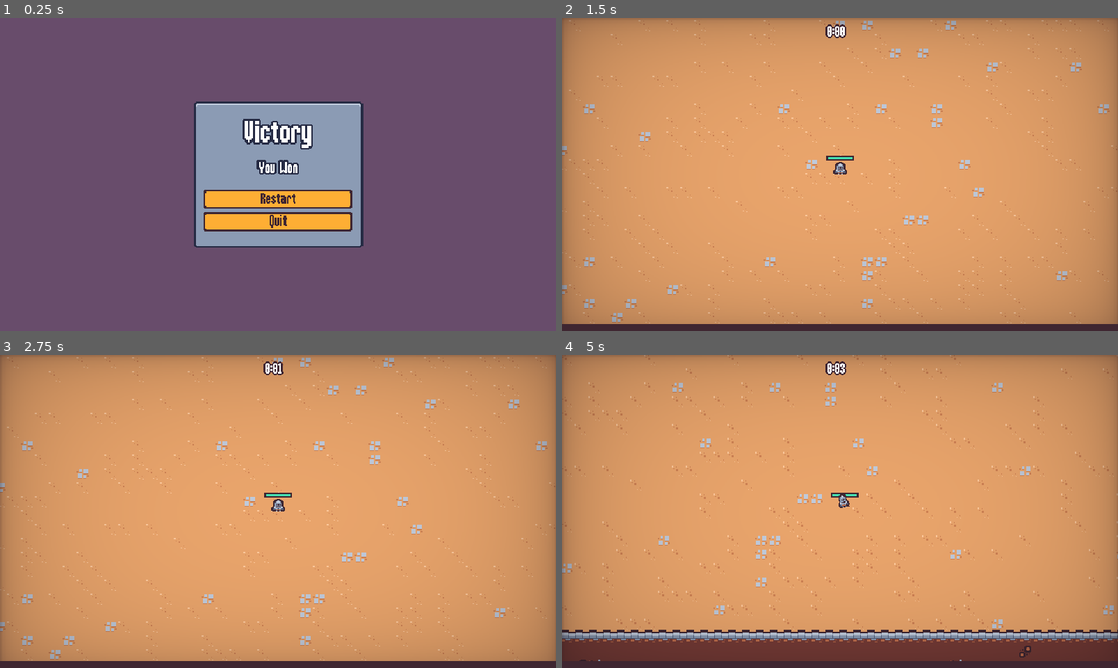
Above: before the commit, frames 1-4 (two rows, left to right).
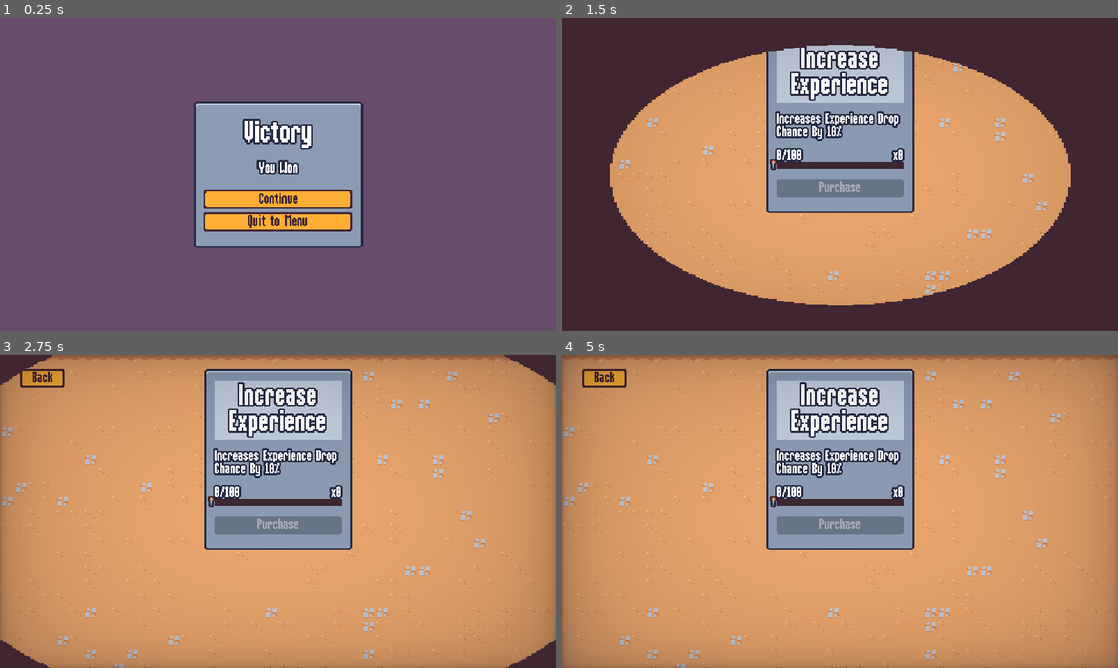
Above: after the commit, the same moments.

Repository: PWilliams0530/UdemySurvival2DGadotGame
Game: Godot game, scene res://scenes/UI/end_screen.tscn
Same seed, same stepped clock (60 frames per second), same inputs: the game is played once before the commit and once after it. This scene is started directly instead of the project's main scene.
Inputs (mouse positions are in pixels of both pictures, inside the frame that each line leads up to):
- Up to frame 1 (0.25 s): no input
- Up to frame 2 (1.5 s): click (840, 199) at 0.5 s, where only the run before the commit has a clickable "Restart"; click (606, 39) at 1.25 s, where only the run after the commit has a clickable "Back"
- Up to frame 3 (2.75 s): click (278, 511) at 2 s, where only the run after the commit has a clickable "Upgrades"
- Up to frame 4 (5 s): move the mouse to (962, 495) at 2.77 s; press the mouse at (962, 495) at 2.78 s; hold Right (move_right) 2.78-3.53 s; move the mouse to (728, 527) at 3.52 s; release the mouse at (728, 527) at 3.53 s; hold S (move_down) 3.53-4.28 s; click (728, 527) at 3.6 s; move the mouse to (895, 442) at 4.27 s; press the mouse at (895, 442) at 4.28 s; hold Right (move_right) from 4.28 s (still down)

The runs differ from the first frame. In frame 1, 0.3% of the frame differs, in the area x 44-56%, y 56-68%; in frame 2, 59%, in the area x 0-100%, y 0-98%; in frame 3, 23%; in frame 4, 31%.

Commit message:
AddedExpIncreaseMetaUpgrade

Diff:
--- a/scenes/UI/end_screen.gd
+++ b/scenes/UI/end_screen.gd
@@ -10,7 +10,7 @@
 	.set_ease(Tween.EASE_OUT).set_trans(Tween.TRANS_BACK)
 
 	get_tree().paused = true
-	$%RestartButton.pressed.connect(on_restart_button_pressed)
+	$%ContinueButton.pressed.connect(on_continue_button_pressed)
 	$%QuitButton.pressed.connect(on_quit_button_pressed)
 
 func set_defeat():
@@ -24,13 +24,14 @@
 	else:
 		$VictoryStreamPlayer.play()
 
-func on_restart_button_pressed():
+func on_continue_button_pressed():
 	ScreenTransition.transition()
 	await ScreenTransition.transitioned_halfway
 	get_tree().paused = false
-	get_tree().change_scene_to_file("res://scenes/main/main.tscn")
+	get_tree().change_scene_to_file("res://scenes/UI/meta_menu.tscn")
 
 func on_quit_button_pressed():
-	ScreenTransition.transition()
-	await ScreenTransition.transitioned_halfway
-	get_tree().quit()
+	ScreenTransition.transition_to_scene("res://scenes/UI/main_menu.tscn")
+	get_tree().paused = false
+	#await ScreenTransition.transitioned_halfway
+	#get_tree().paused = false
--- a/scenes/UI/end_screen.tscn
+++ b/scenes/UI/end_screen.tscn
@@ -131,13 +131,13 @@
 [node name="VBoxContainer" type="VBoxContainer" parent="MarginContainer/PanelContainer/MarginContainer/VBoxContainer"]
 layout_mode = 2
 
-[node name="RestartButton" parent="MarginContainer/PanelContainer/MarginContainer/VBoxContainer/VBoxContainer" instance=ExtResource("2_rijex")]
+[node name="ContinueButton" parent="MarginContainer/PanelContainer/MarginContainer/VBoxContainer/VBoxContainer" instance=ExtResource("2_rijex")]
 unique_name_in_owner = true
 layout_mode = 2
-text = "Restart"
+text = "Continue"
 
 [node name="QuitButton" parent="MarginContainer/PanelContainer/MarginContainer/VBoxContainer/VBoxContainer" instance=ExtResource("2_rijex")]
 unique_name_in_owner = true
 layout_mode = 2
-text = "Quit
+text = "Quit to Menu
 "
--- a/scenes/UI/main_menu.gd
+++ b/scenes/UI/main_menu.gd
@@ -4,6 +4,7 @@
 
 func _ready():
 	$%PlayButton.pressed.connect(on_play_pressed)
+	$%UpgradesButton.pressed.connect(on_upgrades_pressed)
 	$%OptionsButton.pressed.connect(on_options_pressed)
 	$%QuitButton.pressed.connect(on_quit_pressed)
 
@@ -24,3 +25,8 @@
 
 func on_options_closed(options_instance : Node):
 	options_instance.queue_free()
+
+func on_upgrades_pressed():
+	ScreenTransition.transition()
+	await ScreenTransition.transitioned_halfway
+	get_tree().change_scene_to_file("res://scenes/UI/meta_menu.tscn")
--- a/scenes/UI/main_menu.tscn
+++ b/scenes/UI/main_menu.tscn
@@ -52,6 +52,12 @@
 text = "Play
 "
 
+[node name="UpgradesButton" parent="MarginContainer/PanelContainer/MarginContainer/VBoxContainer" instance=ExtResource("2_f7jo7")]
+unique_name_in_owner = true
+layout_mode = 2
+text = "Upgrades
+"
+
 [node name="OptionsButton" parent="MarginContainer/PanelContainer/MarginContainer/VBoxContainer" instance=ExtResource("2_f7jo7")]
 unique_name_in_owner = true
 layout_mode = 2
--- a/scenes/UI/meta_menu.gd
+++ b/scenes/UI/meta_menu.gd
@@ -3,11 +3,21 @@
 @export var upgrades : Array[MetaUpgrade] = []
 
 @onready var grid_container = $%GridContainer
+@onready var back_button = %BackButton
 
 var meta_card_upgrade_scene = preload("res://scenes/UI/meta_upgrade_card.tscn")
 
 func _ready():
+
+	back_button.pressed.connect(on_back_pressed)
+
+	for child in grid_container.get_children():
+		child.queue_free()
+
 	for upgrade in upgrades:
 		var meta_card_upgrade_instance = meta_card_upgrade_scene.instantiate()
 		grid_container.add_child(meta_card_upgrade_instance)
 		meta_card_upgrade_instance.set_meta_upgrade(upgrade)
+
+func on_back_pressed():
+	ScreenTransition.transition_to_scene("res://scenes/UI/main_menu.tscn")
--- a/scenes/UI/meta_menu.tscn
+++ b/scenes/UI/meta_menu.tscn
@@ -1,9 +1,10 @@
-[gd_scene load_steps=5 format=3 uid="uid://wf6jft6qn2gx"]
+[gd_scene load_steps=6 format=3 uid="uid://wf6jft6qn2gx"]
 
 [ext_resource type="Script" path="res://scenes/UI/meta_menu.gd" id="1_2ivon"]
 [ext_resource type="PackedScene" uid="uid://bjqis641gm0is" path="res://scenes/UI/vignette.tscn" id="2_ajfuf"]
 [ext_resource type="Resource" uid="uid://bwhqkpsx2k8l8" path="res://resources/meta_upgrades/experience_gain.tres" id="2_fgeld"]
 [ext_resource type="TileSet" uid="uid://bdq0f7a2ucti4" path="res://resources/tileset.tres" id="3_vs00j"]
+[ext_resource type="PackedScene" uid="uid://dfr1y0bgk1jle" path="res://scenes/UI/meta_upgrade_card.tscn" id="4_14xx8"]
 
 [node name="MetaMenu" type="CanvasLayer"]
 layer = 2
@@ -31,7 +32,21 @@
 layout_mode = 2
 size_flags_horizontal = 4
 theme_override_constants/h_separation = 16
-columns = 3
+columns = 2
+
+[node name="MetaUpgradeCard" parent="MarginContainer/GridContainer" instance=ExtResource("4_14xx8")]
+layout_mode = 2
+
+[node name="MetaUpgradeCard2" parent="MarginContainer/GridContainer" instance=ExtResource("4_14xx8")]
+layout_mode = 2
+
+[node name="BackButton" type="Button" parent="MarginContainer"]
+unique_name_in_owner = true
+custom_minimum_size = Vector2(50, 0)
+layout_mode = 2
+size_flags_horizontal = 0
+size_flags_vertical = 0
+text = "Back"
 
 [node name="Vignette" parent="." instance=ExtResource("2_ajfuf")]
 layer = 3
--- a/scenes/UI/meta_upgrade_card.gd
+++ b/scenes/UI/meta_upgrade_card.gd
@@ -5,6 +5,7 @@
 @onready var progress_bar = %ProgressBar
 @onready var purchase_button = %PurchaseButton
 @onready var progress_label = %ProgressLabel
+@onready var count_label = %CountLabel
 
 var upgrade : MetaUpgrade
 
@@ -21,13 +22,19 @@
 	update_progress()
 
 func update_progress():
+	var current_quantity = 0
+	if MetaProgression.save_data["meta_upgrades"].has(upgrade.id):
+		current_quantity = MetaProgression.save_data["meta_upgrades"][upgrade.id]["quantity"]
+	var is_maxed = current_quantity == upgrade.max_quantity
 	var currency = MetaProgression.save_data["meta_upgrade_currency"]
 	var percent = currency / upgrade.experience_cost
 	percent = min(percent,1)
 	progress_bar.value = percent
-	purchase_button.disabled = percent < 1
-	purchase_button.disabled = false
+	purchase_button.disabled = percent < 1 || is_maxed
+	if is_maxed:
+		purchase_button.text = "Max"
 	progress_label.text = str(currency) + "/" + str(upgrade.experience_cost)
+	count_label.text = "x%d" % current_quantity
 
 func on_purchase_pressed():
 	if upgrade == null:
--- a/scenes/UI/meta_upgrade_card.tscn
+++ b/scenes/UI/meta_upgrade_card.tscn
@@ -156,12 +156,22 @@
 mouse_filter = 2
 theme_override_constants/separation = -1
 
-[node name="ProgressLabel" type="Label" parent="MarginContainer/VBoxContainer/VBoxContainer"]
+[node name="HBoxContainer" type="HBoxContainer" parent="MarginContainer/VBoxContainer/VBoxContainer"]
+layout_mode = 2
+
+[node name="ProgressLabel" type="Label" parent="MarginContainer/VBoxContainer/VBoxContainer/HBoxContainer"]
 unique_name_in_owner = true
 layout_mode = 2
 theme_type_variation = &"BlueOutlineLabel"
 text = "50/200
 "
+
+[node name="CountLabel" type="Label" parent="MarginContainer/VBoxContainer/VBoxContainer/HBoxContainer"]
+unique_name_in_owner = true
+layout_mode = 2
+size_flags_horizontal = 10
+theme_type_variation = &"BlueOutlineLabel"
+text = "x8"
 horizontal_alignment = 1
 
 [node name="MarginContainer" type="MarginContainer" parent="MarginContainer/VBoxContainer/VBoxContainer"]
--- a/scenes/auto_load/meta_progression.gd
+++ b/scenes/auto_load/meta_progression.gd
@@ -17,7 +17,6 @@
 
 	var file = FileAccess.open(SAVE_FILE_PATH, FileAccess.READ)
 	save_data = file.get_var()
-	print(save_data)
 
 func save():
 	var file = FileAccess.open(SAVE_FILE_PATH,FileAccess.WRITE)
@@ -32,5 +31,11 @@
 	save_data["meta_upgrades"][upgrade.id]["quantity"] += 1
 	save()
 
+func get_upgrade_count(upgrade_id : String):
+	if save_data["meta_upgrades"].has(upgrade_id):
+		return save_data["meta_upgrades"][upgrade_id]["quantity"]
+
+	return 0
+
 func on_experience_collected(number : float):
 	save_data["meta_upgrade_currency"] += number
--- a/scenes/auto_load/screen_transition.gd
+++ b/scenes/auto_load/screen_transition.gd
@@ -14,3 +14,8 @@
 		#skip_emit = false
 		#return
 	transitioned_halfway.emit()
+
+func transition_to_scene(scene_path: String):
+	transition()
+	await transitioned_halfway
+	get_tree().change_scene_to_file(scene_path)
--- a/scenes/component/vial_drop_component.gd
+++ b/scenes/component/vial_drop_component.gd
@@ -9,8 +9,15 @@
 	(health_component as HealthComponent).died.connect(on_died)
 
 func on_died():
+	var adjusted_drop_percent = drop_percent
+	var experience_gain_upgrade_count = MetaProgression.get_upgrade_count("experience_gain")
+	print(experience_gain_upgrade_count)
+	if experience_gain_upgrade_count > 0:
+		adjusted_drop_percent += (experience_gain_upgrade_count * .1)
+	print(adjusted_drop_percent)
+	drop_percent = adjusted_drop_percent
 
-	if randf() > drop_percent:
+	if randf() > adjusted_drop_percent:
 		return
 
 	if vial_scene == null:
--- a/scenes/game_objects/basic_enemy/basic_enemy.tscn
+++ b/scenes/game_objects/basic_enemy/basic_enemy.tscn
@@ -104,7 +104,7 @@
 [node name="HealthComponent" parent="." instance=ExtResource("2_an6nx")]
 
 [node name="VialDropComponent" parent="." node_paths=PackedStringArray("health_component") instance=ExtResource("3_r4m42")]
-drop_percent = 0.35
+drop_percent = 0.5
 health_component = NodePath("../HealthComponent")
 
 [node name="VelocityComponent" parent="." instance=ExtResource("4_mft3r")]
